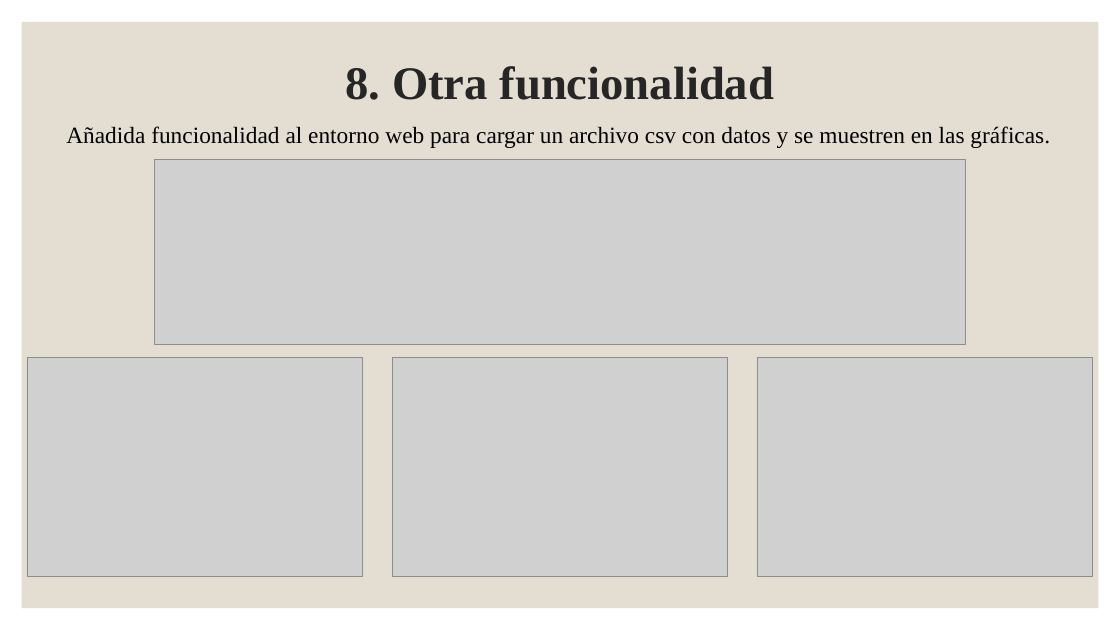
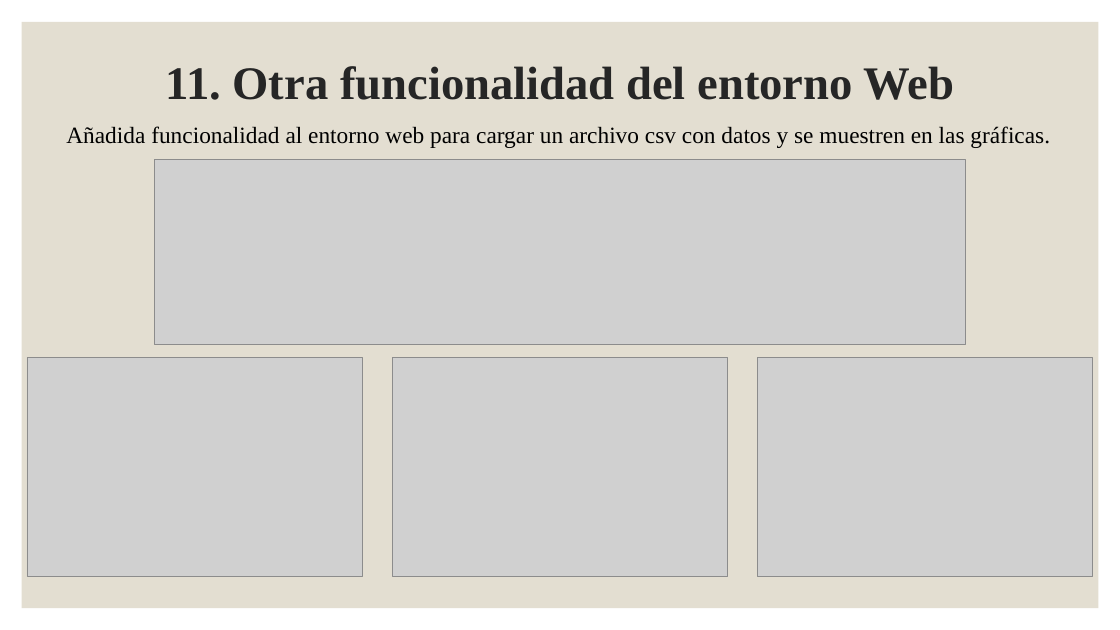
Before and after one commit to jperezlf/MPAIOT, a slide deck: slide 19 of Doc/Presentación TFG.pptx (slide 23 before the commit). Drawn at 1120x630 pixels with LibreOffice and Linux fonts; fonts in the diff are those of the drawing; grey boxes stand for pictures. Boxes give left, top, right and bottom in pixels: in the first picture for what was removed or moved away, otherwise in the second. Text is boxed around its words. In the diff, an @@ line names an element or a change of style, - is before the commit and + after.

```diff
--- a/Doc/Presentación TFG.pptx
+++ b/Doc/Presentación TFG.pptx
@@ title at (165, 66, 955, 100): text changed @@
-8. Otra funcionalidad
+11. Otra funcionalidad del entorno Web
```
Also in this commit, not shown: 17 other slides changed, 2 slides added, 6 slides removed.
